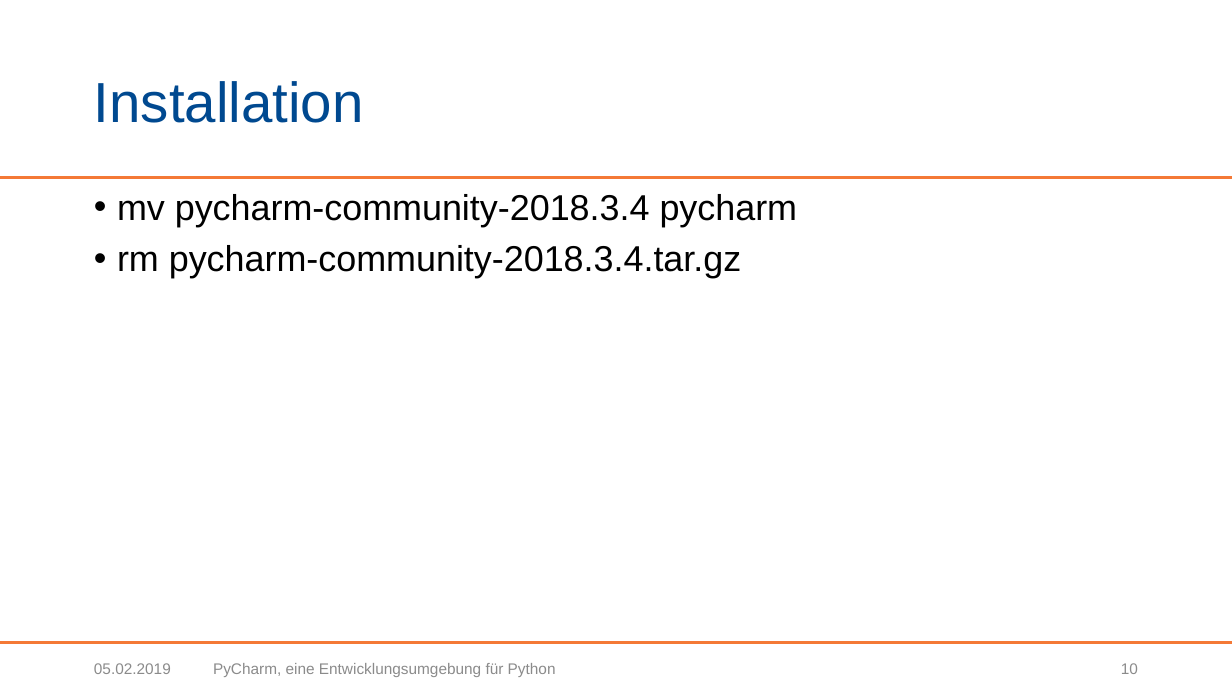
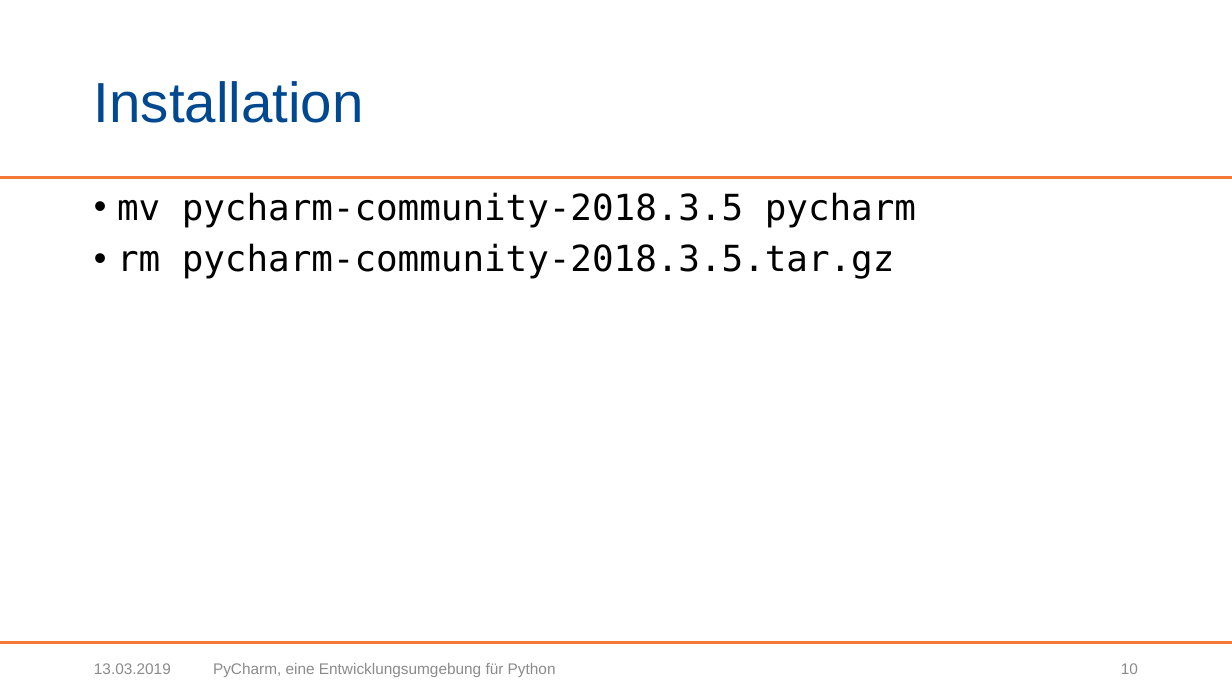
Before and after one commit to BogyMitutoyoCTL/Tetris-Preparation, a slide deck: slide 10 of Präsentationen/Pycharm.pptx. Drawn at 1232x693 pixels with LibreOffice and Linux fonts; fonts in the diff are those of the drawing; background and template pictures are left out. Boxes give left, top, right and bottom in pixels: in the first picture for what was removed or moved away, otherwise in the second. Text is boxed around its words. In the diff, an @@ line names an element or a change of style, - is before the commit and + after.

```diff
--- a/Präsentationen/Pycharm.pptx
+++ b/Präsentationen/Pycharm.pptx
@@ text at [117, 192, 916, 279]: text changed; font Arial to DejaVu Sans Mono @@
-• mv pycharm-community-2018.3.4 pycharm
-• rm pycharm-community-2018.3.4.tar.gz
+• mv pycharm-community-2018.3.5 pycharm
+• rm pycharm-community-2018.3.5.tar.gz
@@ text at [94, 663, 171, 674]: text changed @@
-05.02.2019
+13.03.2019
```
Also in this commit, not shown: 26 other slides changed, 2 other files.
